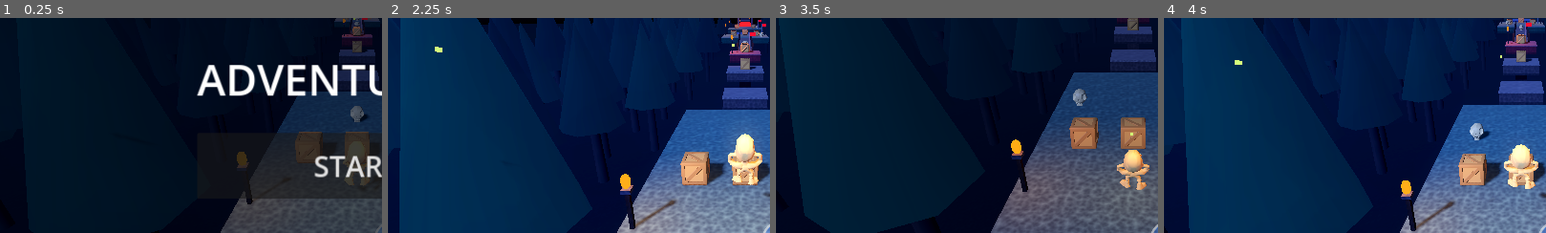
Above: before the commit, frames 1-4 (left to right).
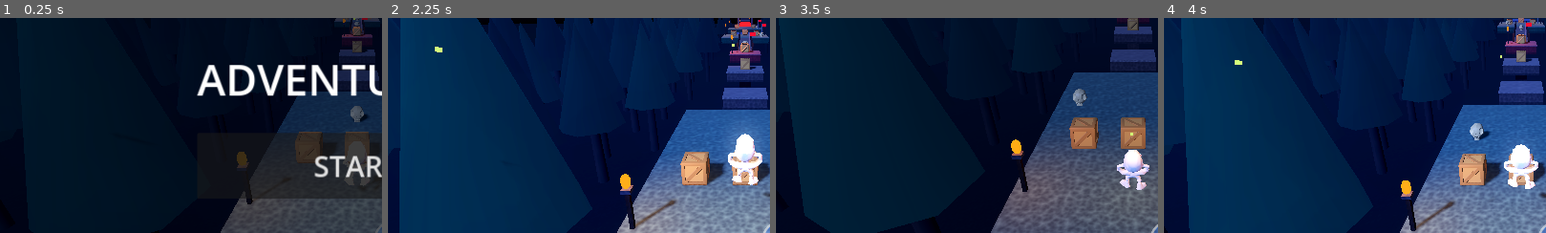
Above: after the commit, the same moments.

Repository: ksomealmlk-create/Adventure3D
Game: Godot game, scene res://main.tscn
Two runs of this game, one before a commit and one after it. Both use one fixed random seed, a clock stepped at 60 frames per second and the inputs below.
Inputs:
- Up to frame 1 (0.25 s): no input
- Up to frame 2 (2.25 s): click "START" at 0.5 s; click "II" at 1.25 s; click "RESUME" at 2 s
- Up to frame 3 (3.5 s): click "HD" at 2.75 s
- Up to frame 4 (4 s): click "LD" at 3.5 s
The pictures show only the part of the screen within x 3-53%, y 25-75%; the shares and areas given below are measured in that part.

The runs differ from the first frame. In frame 1, less than 0.1% of the frame differs, in the area x 90-96%, y 60-76%; in frame 2, 1.1%, in the area x 89-98%, y 53-78%; in frame 3, 0.9%; in frame 4, 1.0%.

Commit message:
Orange lion with blue jeans, always running

Diff:
--- a/lion_character.gd
+++ b/lion_character.gd
@@ -35,7 +35,8 @@
 
 func _setup_rig(inst: Node3D) -> void:
 	var m := StandardMaterial3D.new()
-	m.albedo_color = LION_COLOR
+	m.albedo_color = Color(1, 1, 1)
+	m.vertex_color_use_as_albedo = true
 	m.roughness = 0.75
 	for n in inst.find_children("*", "MeshInstance3D", true, false):
 		(n as MeshInstance3D).material_override = m
@@ -76,7 +77,8 @@
 	var q := Quaternion.from_euler(Vector3(x, y, z))
 	skel.set_bone_pose_rotation(i, skel.get_bone_rest(i).basis.get_rotation_quaternion() * q)
 
-func play(n: String) -> void:
+func play(n0: String) -> void:
+	var n := "run" if n0 == "walk" else n0
 	if n == anim:
 		return
 	anim = n
